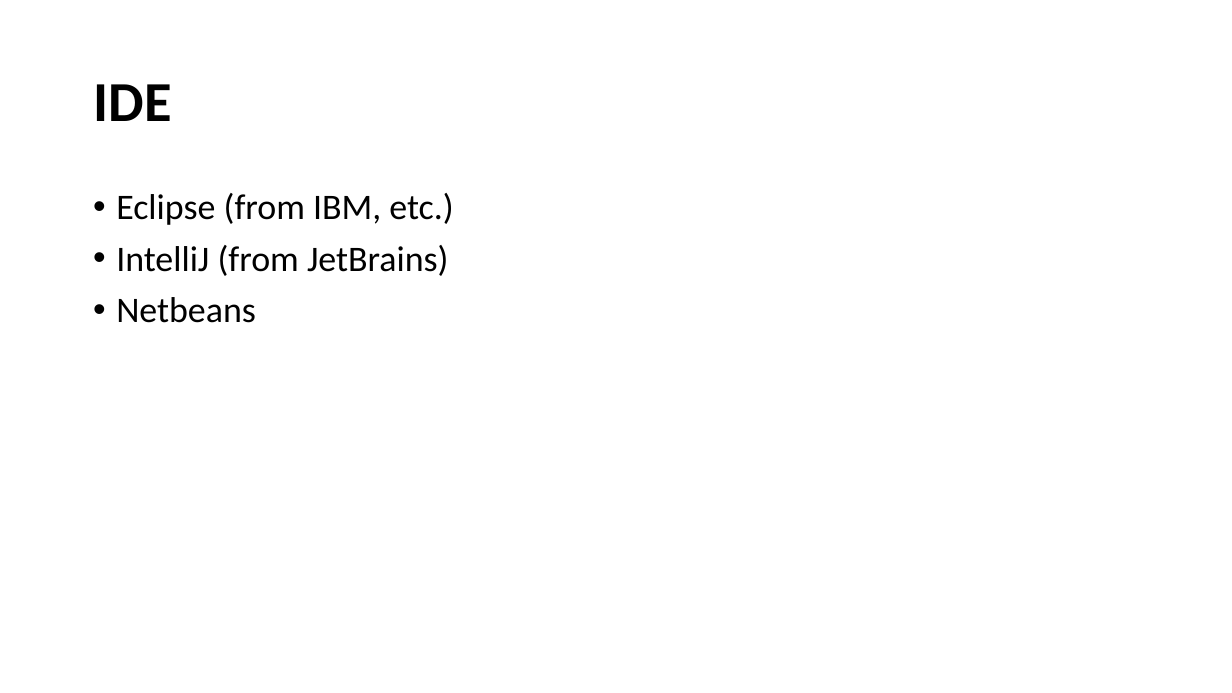
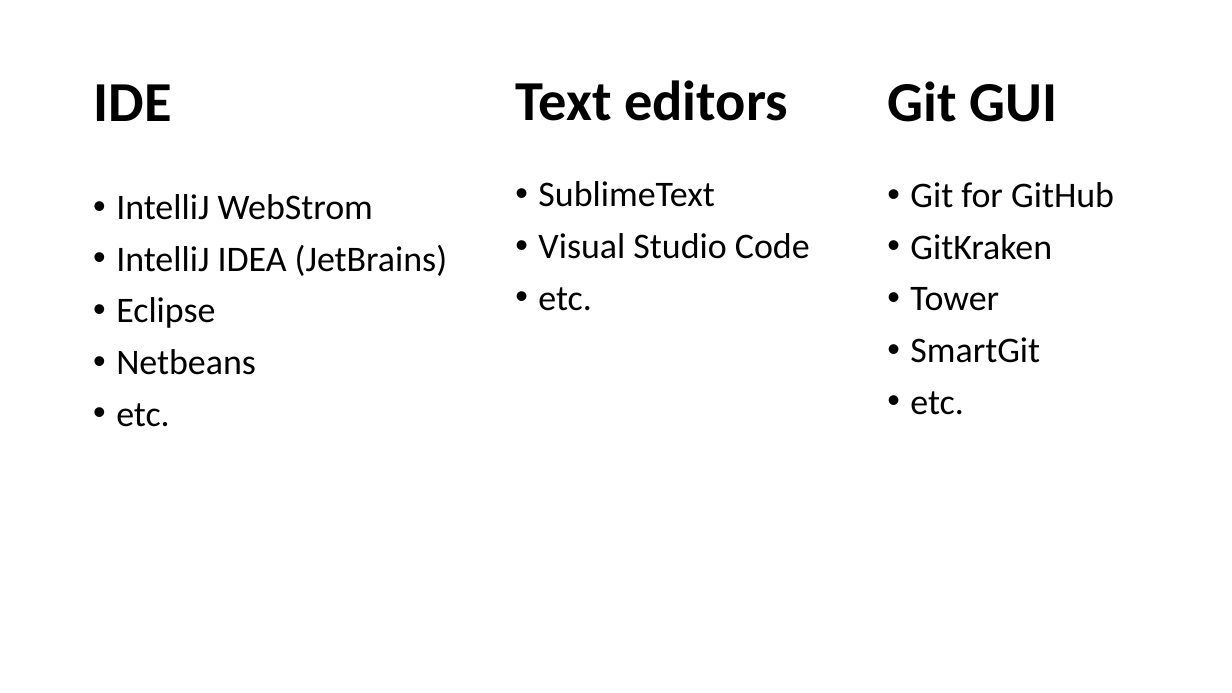
Before and after one commit to wilsonmar/wilsonmar.github.io, a slide deck: slide 16 of images/Git-basics-v09a.pptx (slide 23 before the commit). Drawn at 1232x693 pixels with LibreOffice and Linux fonts; fonts in the diff are those of the drawing; background and template pictures are left out. Boxes give left, top, right and bottom in pixels: in the first picture for what was removed or moved away, otherwise in the second. Text is boxed around its words. In the diff, an @@ line names an element or a change of style, - is before the commit and + after.

```diff
--- a/images/Git-basics-v09a.pptx
+++ b/images/Git-basics-v09a.pptx
@@ text added at (516, 80, 788, 121), 44 pt, text #000000, bold @@
+Text editors
@@ text added at (887, 81, 1058, 122), 44 pt, text #000000, bold @@
+Git GUI
@@ text at (116, 194, 447, 328): text changed @@
-• Eclipse (from IBM, etc.)
-• IntelliJ (from JetBrains)
+• IntelliJ WebStrom
+• IntelliJ IDEA (JetBrains)
+• Eclipse
@@ text added at (538, 181, 810, 311), 28 pt, text #000000 @@
+• SublimeText
+• Visual Studio Code
+• etc.
@@ text added at (910, 182, 1114, 415), 28 pt, text #000000 @@
+• Git for GitHub
+• GitKraken
+• Tower
+• SmartGit
+• etc.
@@ text at (116, 403, 169, 427): paragraph added @@
+• etc.
```
Also in this commit, not shown: 6 other slides changed, 4 slides added, 3 other files.
